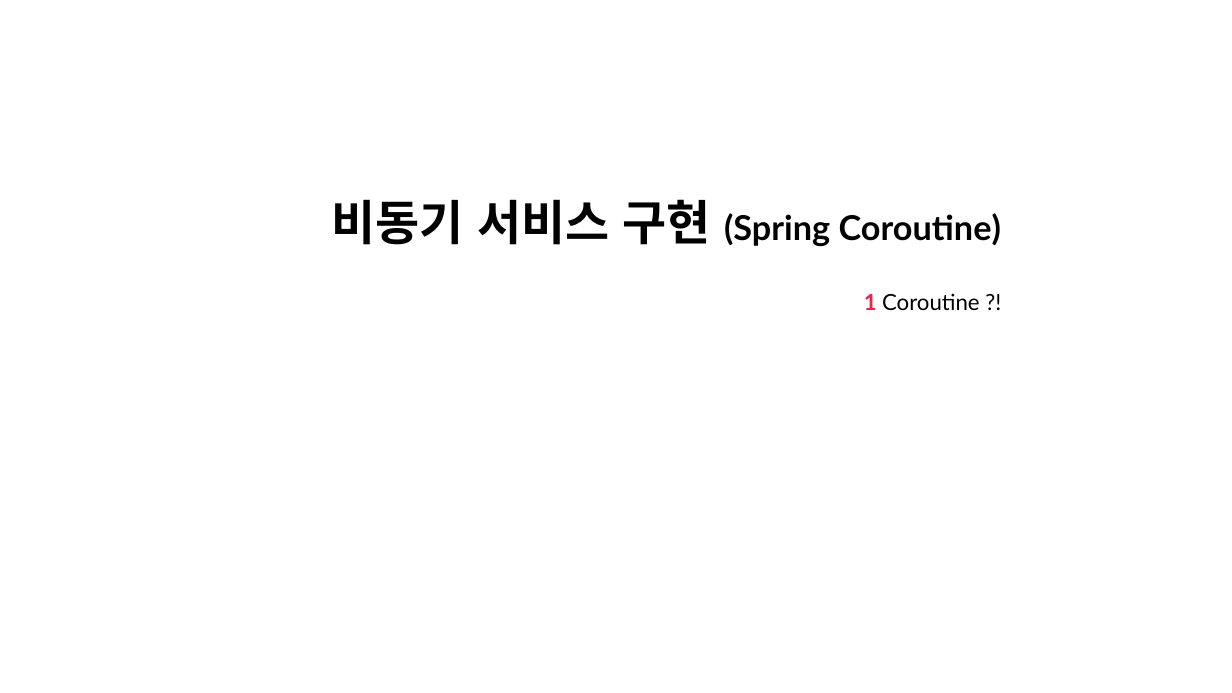
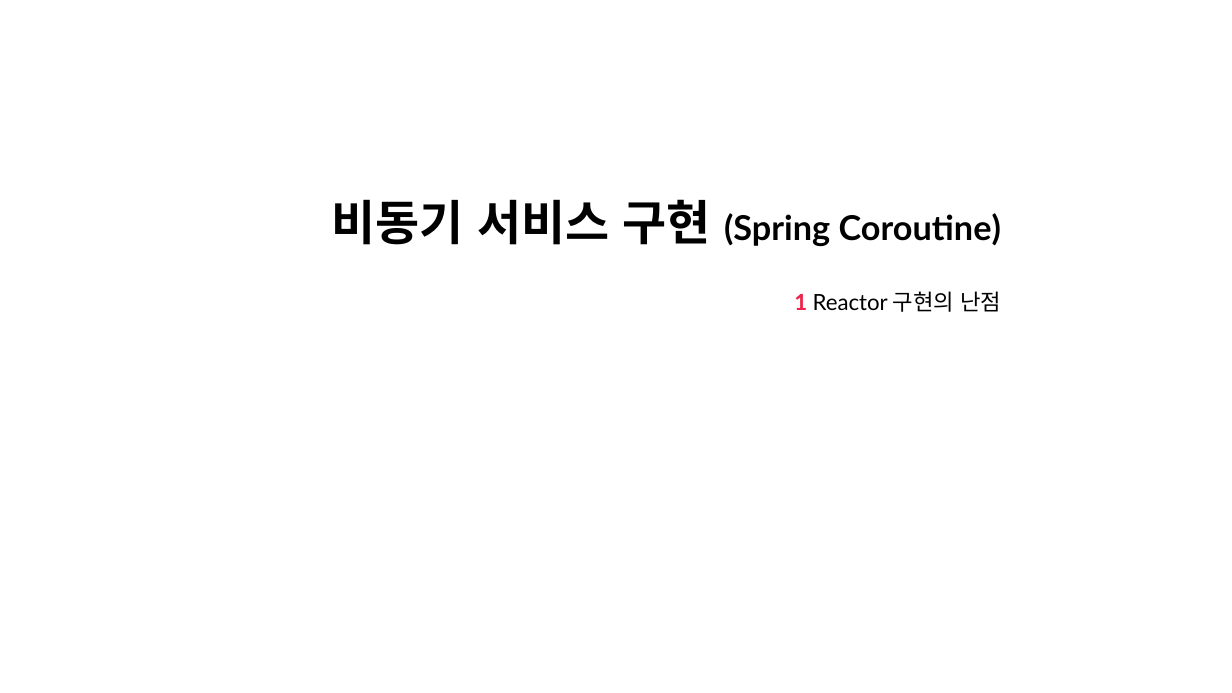
Before and after one commit to nayasis/fastcampus-hyper-webflux, a slide deck: slide 1 of 99.ppt/[Ch4-4. 비동기 서비스 구현 (Spring Coroutine)].pptx. Drawn at 1232x693 pixels with LibreOffice and Linux fonts; fonts in the diff are those of the drawing; background and template pictures are left out. Boxes give left, top, right and bottom in pixels: in the first picture for what was removed or moved away, otherwise in the second. Text is boxed around its words. In the diff, an @@ line names an element or a change of style, - is before the commit and + after.

```diff
--- a/99.ppt/[Ch4-4. 비동기 서비스 구현 (Spring Coroutine)].pptx
+++ b/99.ppt/[Ch4-4. 비동기 서비스 구현 (Spring Coroutine)].pptx
@@ subtitle at box(794, 291, 1001, 312): text changed @@
-1 Coroutine ?!
+1 Reactor 구현의 난점
```
Also in this commit, not shown: 1 other slide changed, 18 slides added, 3 other files.
